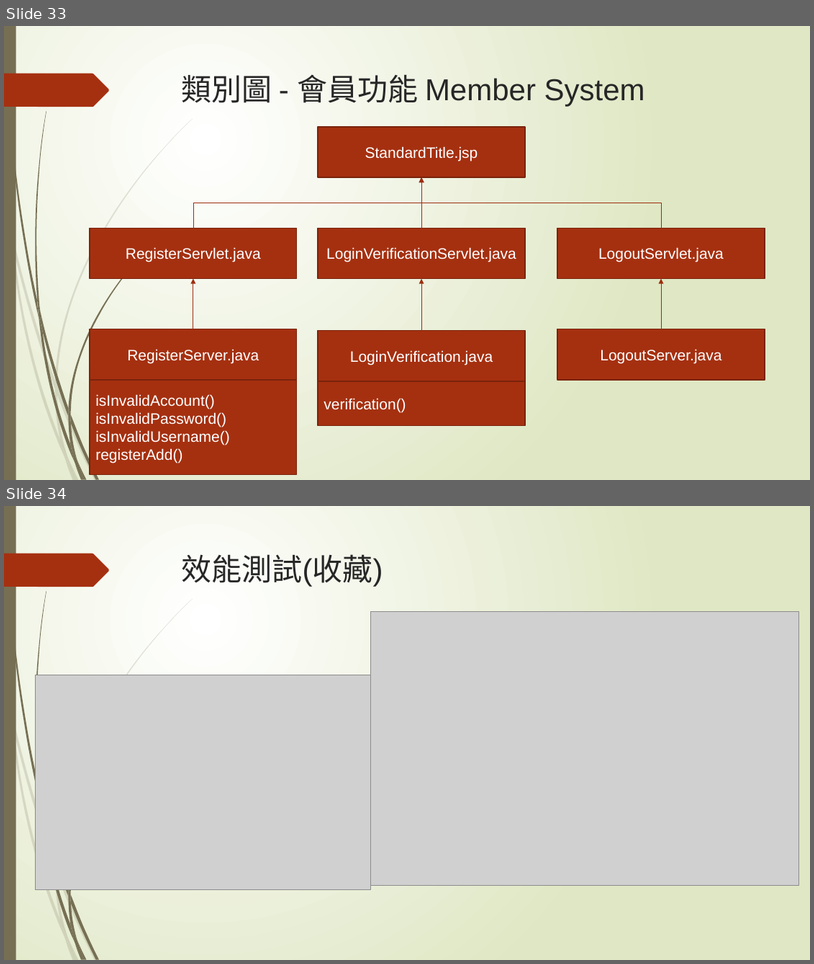
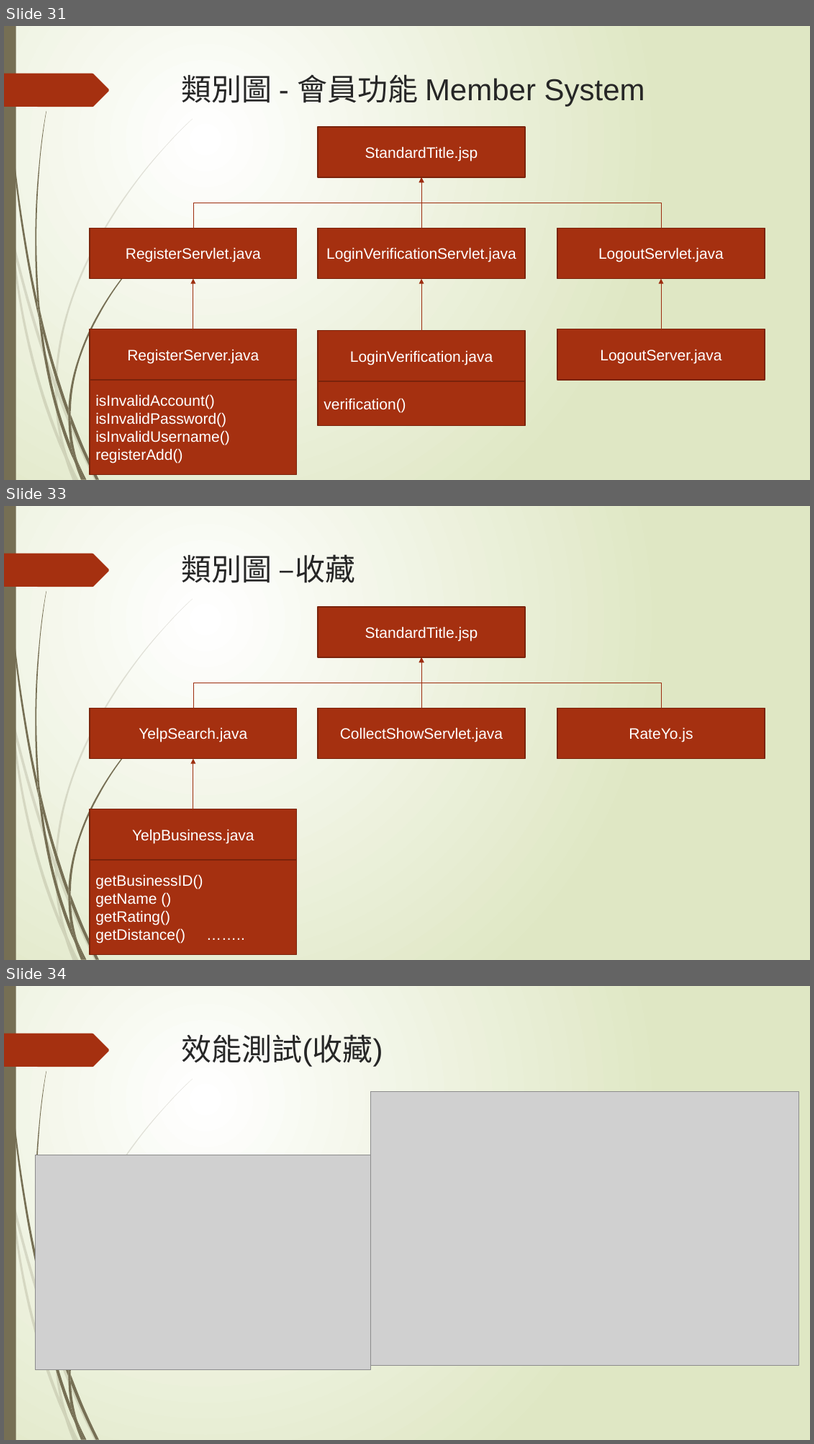
Before and after one commit to penut85420/WBSE_Project, a slide deck: 其他/YelpBlaBla.pptx. Shown one above the other, each under a label of ours: slides 33 and 34 before the commit, slides 31, 33 and 34 after it; the slides between them are not shown. The pictures are 814x964 and 814x1444 pixels, drawn with LibreOffice and Linux fonts; fonts in the diff are those of the drawing; grey boxes stand for pictures. Boxes give left, top, right and bottom in pixels: in the first picture for what was removed or moved away, otherwise in the second. Text is boxed around its words. In the diff, an @@ line names an element or a change of style, - is before the commit and + after.

```diff
--- a/其他/YelpBlaBla.pptx
+++ b/其他/YelpBlaBla.pptx
@@ slide 33 added at box(4, 506, 810, 960), background gradient #FFFFFF to #DFE8C4; not listed: 24 template elements that a slide beside it also shows @@
@@ title added at box(182, 554, 355, 583), 36 pt, text #262626 @@
+類別圖 –收藏
@@ rectangle added at box(318, 606, 525, 657), fill #A53010, outline #7A240C 1.25 pt, 18 pt, text #FFFFFF @@
+StandardTitle.jsp
@@ elbow arrow added from (193, 708) to (422, 657), #9E2E0F 0.75 pt @@
@@ elbow arrow added from (661, 708) to (422, 657), #9E2E0F 0.75 pt @@
@@ arrow added from (422, 708) to (422, 657), #9E2E0F 0.75 pt @@
@@ rectangle added at box(90, 708, 297, 759), fill #A53010, outline #7A240C 1.25 pt, 18 pt, text #FFFFFF @@
+YelpSearch.java
@@ rectangle added at box(318, 708, 525, 759), fill #A53010, outline #7A240C 1.25 pt, 18 pt, text #FFFFFF @@
+CollectShowServlet.java
@@ rectangle added at box(558, 708, 765, 759), fill #A53010, outline #7A240C 1.25 pt, 18 pt, text #FFFFFF @@
+RateYo.js
@@ arrow added from (193, 809) to (193, 758), #9E2E0F 0.75 pt @@
@@ rectangle added at box(90, 809, 297, 860), fill #A53010, outline #7A240C 1.25 pt, 18 pt, text #FFFFFF @@
+YelpBusiness.java
@@ rectangle added at box(90, 860, 297, 954), fill #A53010, outline #7A240C 1.25 pt, 18 pt, text #FFFFFF @@
+getBusinessID()
+getName ()
+getRating()
+getDistance() ……..
@@ what was slide 33 is now slide 31 @@
```
Also in this commit, not shown: 4 slides changed, 12 other slides added, 12 slides removed.
